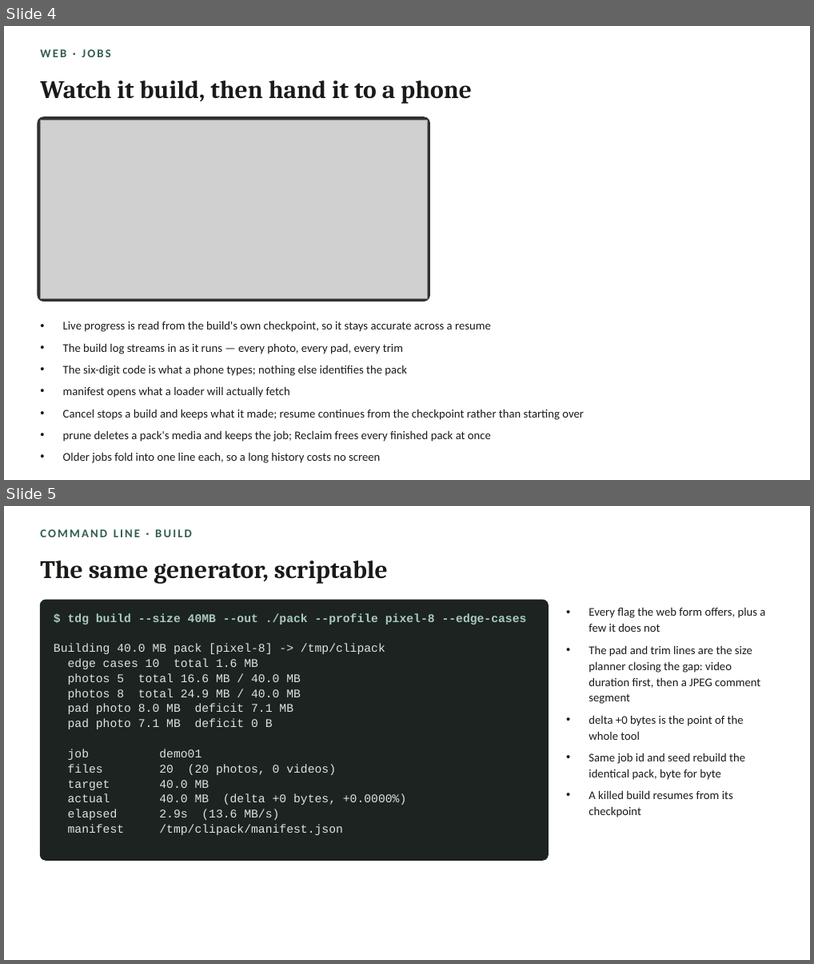
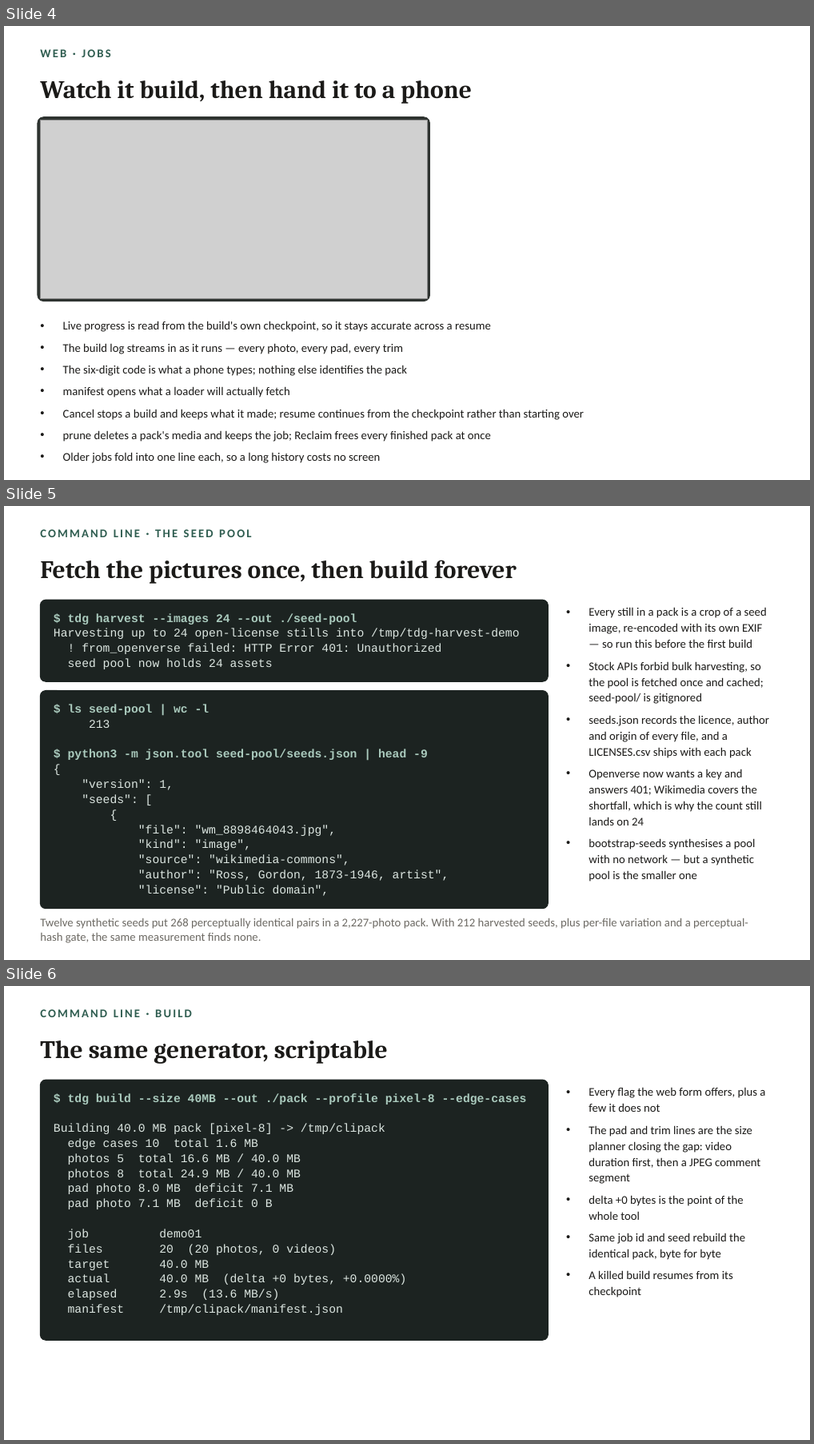
Before and after one commit to pattyD19/TestDataGenerator, a slide deck: docs/TDG-screens.pptx. Shown one above the other, each under a label of ours: slides 4 and 5 before the commit, slides 4, 5 and 6 after it. The pictures are 814x964 and 814x1444 pixels, drawn with LibreOffice and Linux fonts; fonts in the diff are those of the drawing; grey boxes stand for pictures. Boxes give left, top, right and bottom in pixels: in the first picture for what was removed or moved away, otherwise in the second. Text is boxed around its words. In the diff, an @@ line names an element or a change of style, - is before the commit and + after.

```diff
--- a/docs/TDG-screens.pptx
+++ b/docs/TDG-screens.pptx
@@ slide 5 added at bbox=[4, 506, 810, 960], background #FFFFFF @@
@@ text added at bbox=[40, 529, 251, 537], 14 pt, text #2F5D50, bold @@
+COMMAND LINE · THE SEED POOL
@@ text added at bbox=[40, 560, 517, 584], 30 pt, text #1B1A18, bold @@
+Fetch the pictures once, then build forever
@@ rounded rectangle added at bbox=[40, 600, 549, 681], fill #1C2321, outline #1C2321 1 pt @@
@@ text added at bbox=[54, 613, 519, 669], 14 pt, text #DCE6E1 @@
+$ tdg harvest --images 24 --out ./seed-pool
+Harvesting up to 24 open-license stills into /tmp/tdg-harvest-demo
+! from_openverse failed: HTTP Error 401: Unauthorized
+seed pool now holds 24 assets
@@ text added at bbox=[589, 607, 770, 881], 14 pt, text #1B1A18 @@
+• Every still in a pack is a crop of a seed image, re-encoded with its own EXIF — so run this before the first build
+• Stock APIs forbid bulk harvesting, so the pool is fetched once and cached; seed-pool/ is gitignored
+• seeds.json records the licence, author and origin of every file, and a LICENSES.csv ships with each pack
+• Openverse now wants a key and answers 401; Wikimedia covers the shortfall, which is why the count still lands on 24
+• bootstrap-seeds synthesises a pool with no network — but a synthetic pool is the smaller one
@@ rounded rectangle added at bbox=[40, 691, 549, 908], fill #1C2321, outline #1C2321 1 pt @@
@@ text added at bbox=[68, 704, 450, 896], 14 pt, text #DCE6E1 @@
+$ ls seed-pool | wc -l
+213
+$ python3 -m json.tool seed-pool/seeds.json | head -9
+{
+"version": 1,
+"seeds": [
+{
+"file": "wm_8898464043.jpg",
+"kind": "image",
+"source": "wikimedia-commons",
+"author": "Ross, Gordon, 1873-1946, artist",
+"license": "Public domain",
@@ text added at bbox=[40, 918, 749, 943], 14 pt, text #6D6A64 @@
+Twelve synthetic seeds put 268 perceptually identical pairs in a 2,227-photo pack. With 212 harvested seeds, plus per-file variation and a perceptual-hash gate, the same measurement finds none.
@@ what was slide 5 is now slide 6 @@
```
Also in this commit, not shown: 6 other files.
